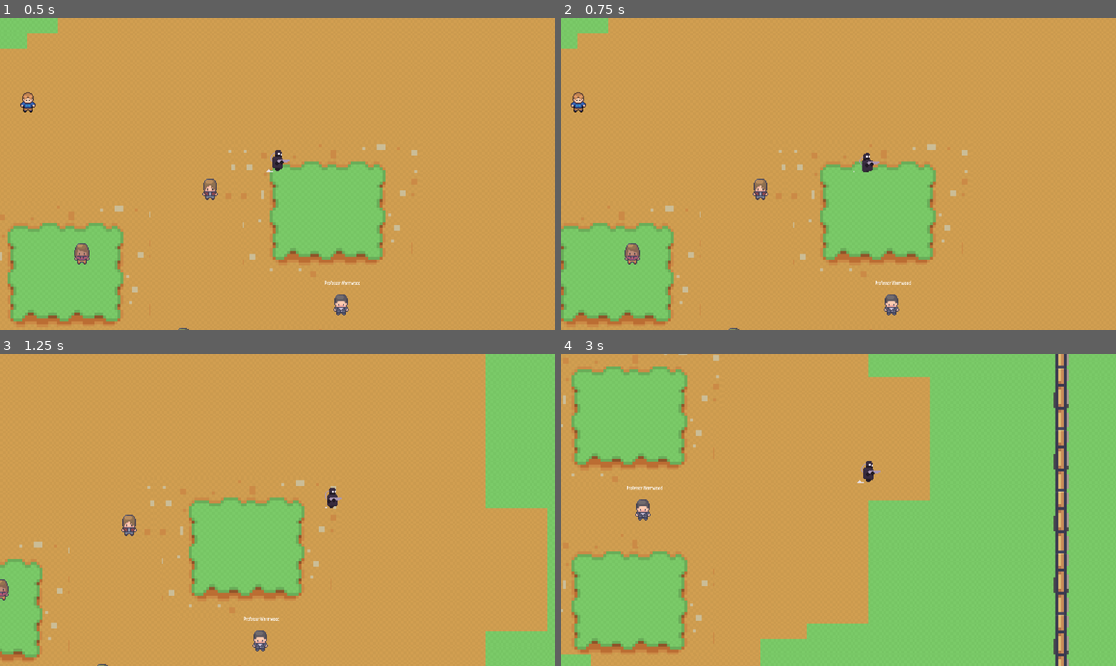
Above: before the commit, frames 1-4 (two rows, left to right).
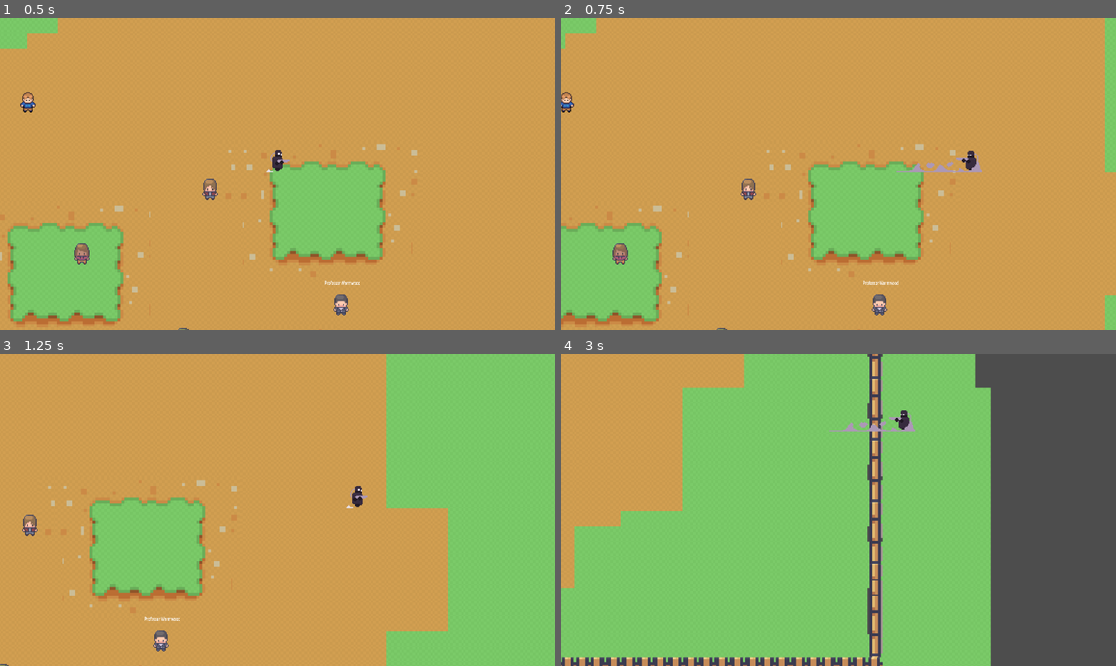
Above: after the commit, the same moments.

Repository: PieFlavr/Spring-2025-Hackathon
Game: Godot game, scene res://scenes/game.tscn
The game is run twice, just before and just after one commit, with the same random seed, the same clock (stepped at 60 frames per second) and the same inputs.
Inputs:
- Up to frame 1 (0.5 s): no input
- Up to frame 2 (0.75 s): tap Enter (ui_accept) at 0.5 s; hold Right (ui_right) from 0.53 s (still down); tap Shift (dash, bound only after the commit) at 0.6 s
- Up to frame 3 (1.25 s): keep holding Right (ui_right); tap Enter (ui_accept) at 0.77 s
- Up to frame 4 (3 s): release Right (ui_right) at 1.28 s; hold Down (ui_down) 1.28-2.03 s; tap Shift (dash, bound only after the commit) at 1.35, 2.1, 2.85 s; tap Enter (ui_accept) at 1.52 s; hold Right (ui_right) 2.03-2.78 s; hold Up (ui_up) from 2.78 s (still down)

Frame 1 is identical in both runs. In frame 2, 7.5% of the frame differs, in the area x 0-100%, y 0-100%; in frame 3, 33%; in frame 4, 69%.
Error in both runs: Invalid call. Nonexistent function 'set_text' in base 'Control (conversation_menu.gd)'. (res://scripts/area_2d_tanya.gd:43)

Commit message:
11:50 illya

Diff:
--- a/project.godot
+++ b/project.godot
@@ -53,6 +53,11 @@
 , Object(InputEventKey,"resource_local_to_scene":false,"resource_name":"","device":-1,"window_id":0,"alt_pressed":false …(183 unchanged characters)…
 ]
 }
+dash={
+"deadzone": 0.2,
+"events": [Object(InputEventKey,"resource_local_to_scene":false,"resource_name":"","device":-1,"window_id":0,"alt_pressed":false,"shift_pressed":false,"ctrl_pressed":false,"meta_pressed":false,"pressed":false,"keycode":0,"physical_keycode":4194325,"key_label":0,"unicode":0,"location":0,"echo":false,"script":null)
+]
+}
 
 [rendering]
 
--- a/scenes/Player.tscn
+++ b/scenes/Player.tscn
@@ -1,9 +1,39 @@
-[gd_scene load_steps=13 format=3 uid="uid://bl8gtsmw3ahjf"]
+[gd_scene load_steps=21 format=3 uid="uid://bl8gtsmw3ahjf"]
 
 [ext_resource type="Script" uid="uid://bhnuwsv55vyps" path="res://scripts/player.gd" id="1_kpjcp"]
+[ext_resource type="Texture2D" uid="uid://igpdot8m7qsa" path="res://Assets/Bot Wheel/GAS dash with FX.png" id="2_3li8b"]
 [ext_resource type="Texture2D" uid="uid://dwjf203sieort" path="res://Assets/Bot Wheel/move with FX.png" id="2_kpjcp"]
 
 [sub_resource type="CircleShape2D" id="CircleShape2D_v6fml"]
+radius = 8.24621
+
+[sub_resource type="AtlasTexture" id="AtlasTexture_3li8b"]
+atlas = ExtResource("2_3li8b")
+region = Rect2(0, 0, 117, 26)
+
+[sub_resource type="AtlasTexture" id="AtlasTexture_mdl7e"]
+atlas = ExtResource("2_3li8b")
+region = Rect2(0, 26, 117, 26)
+
+[sub_resource type="AtlasTexture" id="AtlasTexture_qu4a1"]
+atlas = ExtResource("2_3li8b")
+region = Rect2(0, 52, 117, 26)
+
+[sub_resource type="AtlasTexture" id="AtlasTexture_70d11"]
+atlas = ExtResource("2_3li8b")
+region = Rect2(0, 78, 117, 26)
+
+[sub_resource type="AtlasTexture" id="AtlasTexture_cw2d6"]
+atlas = ExtResource("2_3li8b")
+region = Rect2(0, 104, 117, 26)
+
+[sub_resource type="AtlasTexture" id="AtlasTexture_khinc"]
+atlas = ExtResource("2_3li8b")
+region = Rect2(0, 130, 117, 26)
+
+[sub_resource type="AtlasTexture" id="AtlasTexture_bruh7"]
+atlas = ExtResource("2_3li8b")
+region = Rect2(0, 156, 117, 26)
 
 [sub_resource type="AtlasTexture" id="AtlasTexture_kpjcp"]
 atlas = ExtResource("2_kpjcp")
@@ -39,6 +69,32 @@
 
 [sub_resource type="SpriteFrames" id="SpriteFrames_3tkgg"]
 animations = [{
+"frames": [{
+"duration": 1.0,
+"texture": SubResource("AtlasTexture_3li8b")
+}, {
+"duration": 1.0,
+"texture": SubResource("AtlasTexture_mdl7e")
+}, {
+"duration": 1.0,
+"texture": SubResource("AtlasTexture_qu4a1")
+}, {
+"duration": 1.0,
+"texture": SubResource("AtlasTexture_70d11")
+}, {
+"duration": 1.0,
+"texture": SubResource("AtlasTexture_cw2d6")
+}, {
+"duration": 1.0,
+"texture": SubResource("AtlasTexture_khinc")
+}, {
+"duration": 1.0,
+"texture": SubResource("AtlasTexture_bruh7")
+}],
+"loop": true,
+"name": &"dash",
+"speed": 8.0
+}, {
 "frames": [],
 "loop": true,
 "name": &"walk_down",
@@ -94,5 +150,6 @@
 [node name="AnimatedSprite2D" type="AnimatedSprite2D" parent="."]
 position = Vector2(7, -13)
 sprite_frames = SubResource("SpriteFrames_3tkgg")
-animation = &"walk_right"
+animation = &"dash"
 autoplay = "walk_right"
+frame_progress = 0.372759
--- a/scripts/player.gd
+++ b/scripts/player.gd
@@ -1,6 +1,14 @@
 extends CharacterBody2D
 
 @export var speed: float = 200.0
+@export var dash_speed: float = 800.0
+@export var dash_duration: float = 0.2
+@export var dash_cooldown: float = 0.5
+
+var is_dashing = false
+var can_dash = true
+var dash_timer = 0.0
+var dash_direction = Vector2.ZERO
 
 func _physics_process(delta):
 	var input_vector = Vector2(
@@ -8,19 +16,40 @@
 		Input.get_action_strength("ui_down") - Input.get_action_strength("ui_up")
 	).normalized()
 
-	velocity = input_vector * speed
+	# Handle dash
+	if is_dashing:
+		velocity = dash_direction * dash_speed
+		dash_timer -= delta
+		if dash_timer <= 0:
+			is_dashing = false
+	else:
+		velocity = input_vector * speed
+		if Input.is_action_just_pressed("dash") and can_dash and input_vector != Vector2.ZERO:
+			start_dash(input_vector)
+
 	move_and_slide()
 
+	# Animation logic
 	var anim_sprite = $AnimatedSprite2D
 
-	if input_vector == Vector2.ZERO:
+	if is_dashing:
+		# Optional: play dash animation or keep current
+		anim_sprite.play("dash")
+	elif input_vector == Vector2.ZERO:
 		anim_sprite.stop()
 	else:
 		if abs(input_vector.x) > abs(input_vector.y):
 			anim_sprite.play("walk_right")
-			if input_vector.x > 0:
-				anim_sprite.flip_h = false
-			else:
-				anim_sprite.flip_h = true
+			anim_sprite.flip_h = input_vector.x < 0
 		else:
 			anim_sprite.play("walk_down" if input_vector.y > 0 else "walk_up")
+
+func start_dash(direction: Vector2):
+	is_dashing = true
+	can_dash = false
+	dash_direction = direction
+	dash_timer = dash_duration
+
+	# Start cooldown as a timer using coroutine
+	await get_tree().create_timer(dash_cooldown).timeout
+	can_dash = true
Not shown: 1 places in scenes/NPC_2Riley.tscn that only renumber resources
Not shown: 1 places in scenes/game.tscn that only renumber resources
